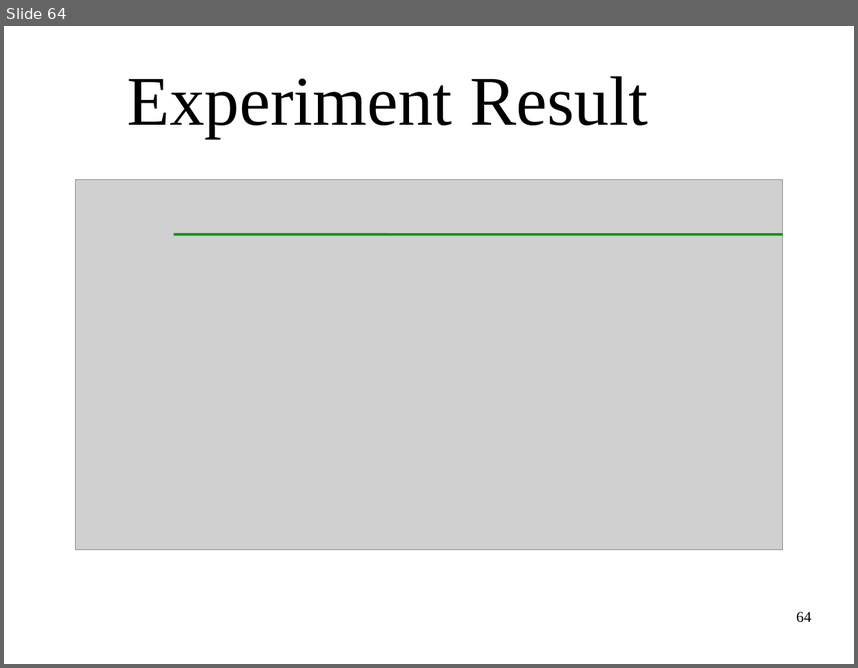
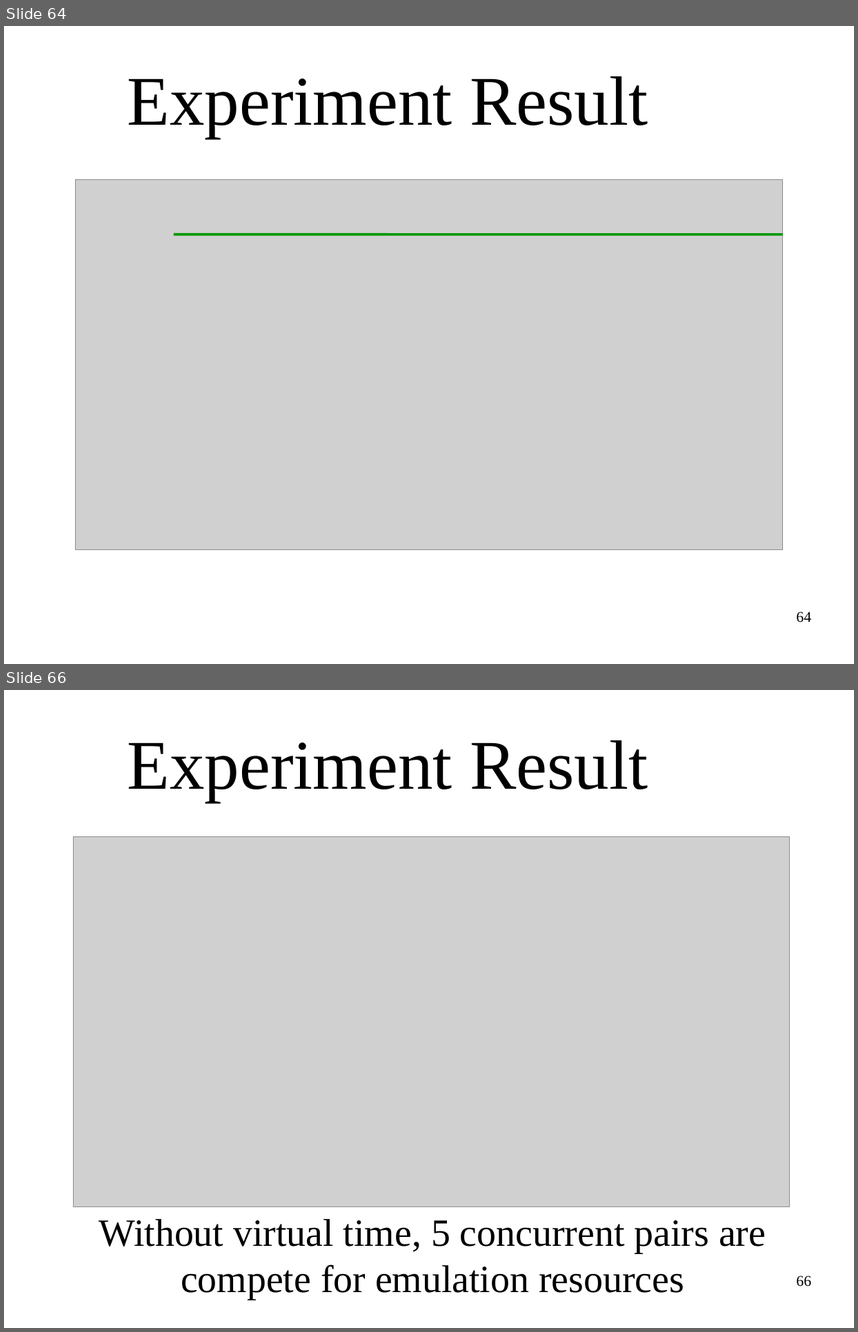
Before and after one commit to littlepretty/OralExam2015, a slide deck: VirtualTime.odp. Shown one above the other, each under a label of ours: slide 64 before the commit, slides 64 and 66 after it; the slides between them are not shown. The pictures are 858x668 and 858x1332 pixels, drawn with LibreOffice and Linux fonts; fonts in the diff are those of the drawing; grey boxes stand for pictures; background and template pictures are left out. Boxes give left, top, right and bottom in pixels: in the first picture for what was removed or moved away, otherwise in the second. Text is boxed around its words. In the diff, an @@ line names an element or a change of style, - is before the commit and + after.

```diff
--- a/VirtualTime.odp
+++ b/VirtualTime.odp
@@ slide 66 added at [4, 690, 854, 1328], background picture (left out) @@
@@ title added at [128, 740, 648, 802], 65.1 pt, text #000000 @@
+Experiment Result
@@ picture added at [74, 836, 790, 1207] @@
@@ text added at [99, 1219, 766, 1299], 36 pt, text #000000 @@
+Without virtual time, 5 concurrent pairs are compete for emulation resources
@@ page number added at [796, 1275, 811, 1286], 14 pt, text #000000 @@
+66
```
Also in this commit, not shown: 5 other slides added, 3 slides removed.
